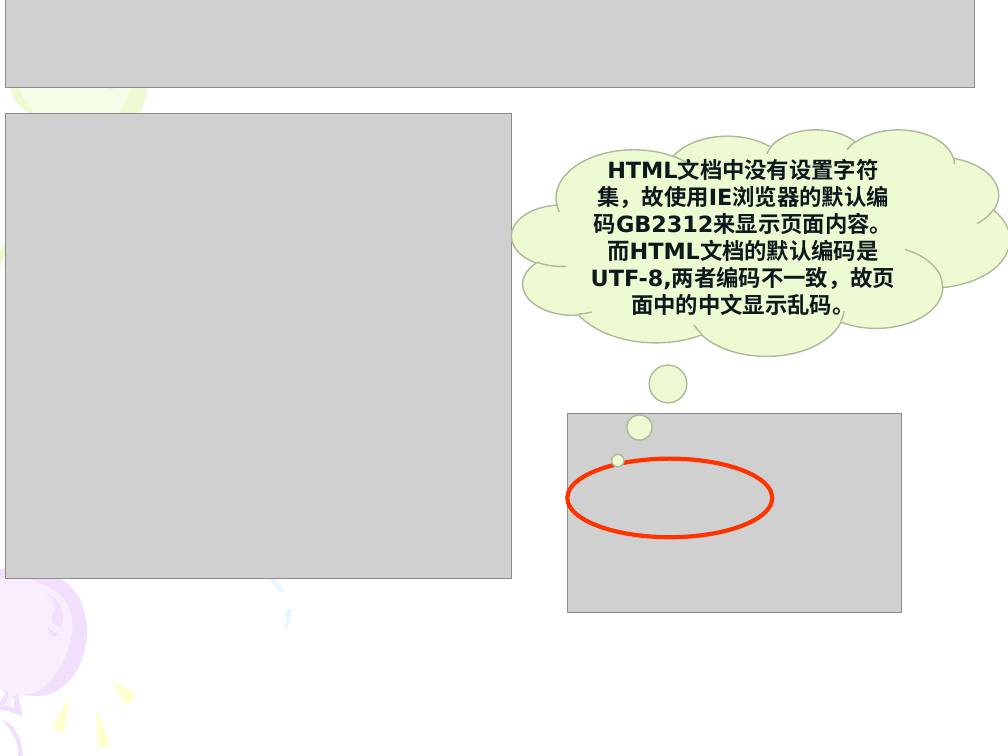
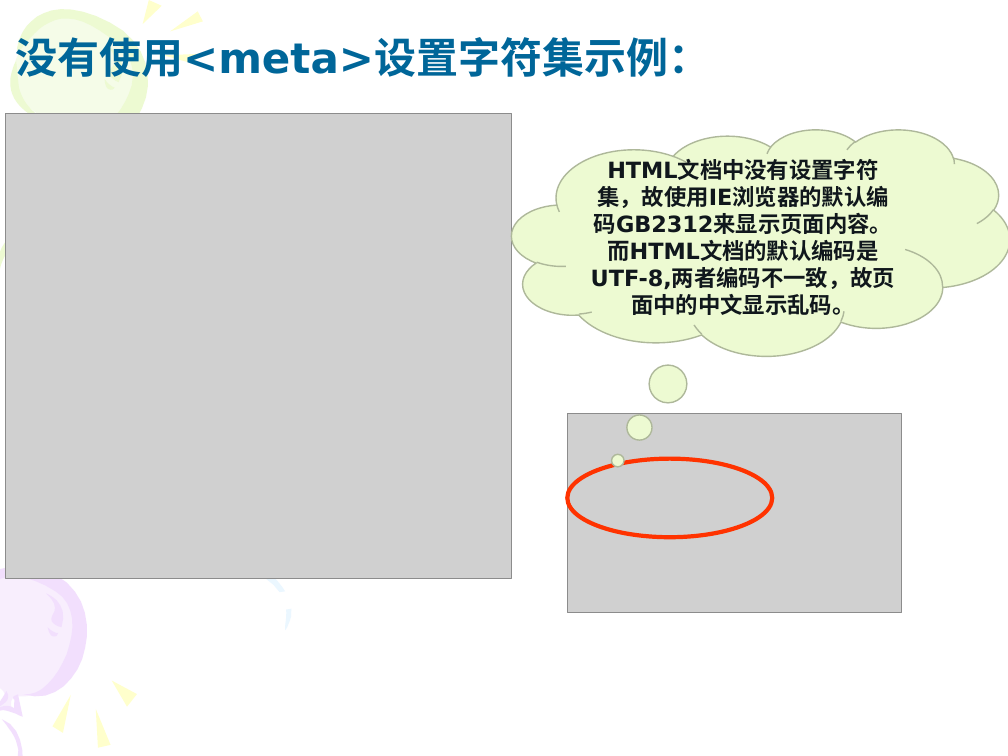
Before and after one commit to tyza66/ChinaSoftTraining-Part1, a slide deck: slide 25 of 代码/0420/前端第三版课件/第1讲 HTML概述与HTML文件.ppt. Drawn at 1008x756 pixels with LibreOffice and Linux fonts; fonts in the diff are those of the drawing; grey boxes stand for pictures. Boxes give left, top, right and bottom in pixels: in the first picture for what was removed or moved away, otherwise in the second. Text is boxed around its words. In the diff, an @@ line names an element or a change of style, - is before the commit and + after.

```diff
--- a/代码/0420/前端第三版课件/第1讲 HTML概述与HTML文件.ppt
+++ b/代码/0420/前端第三版课件/第1讲 HTML概述与HTML文件.ppt
@@ picture removed at (x1=5, y1=0, x2=975, y2=88) @@
@@ freeform shape added at (x1=170, y1=11, x2=203, y2=31), fill #FFFFCC @@
@@ title added at (x1=15, y1=30, x2=710, y2=83), 30 pt, text #006699, bold @@
+没有使用<meta>设置字符集示例：
@@ freeform shape added at (x1=96, y1=46, x2=132, y2=83), fill #EDFAD2 @@
@@ freeform shape added at (x1=163, y1=54, x2=198, y2=65), fill #FFFFCC @@
```
Also in this commit, not shown: 33 other slides changed, 2 slides added, 2 slides removed, 25 other files.
